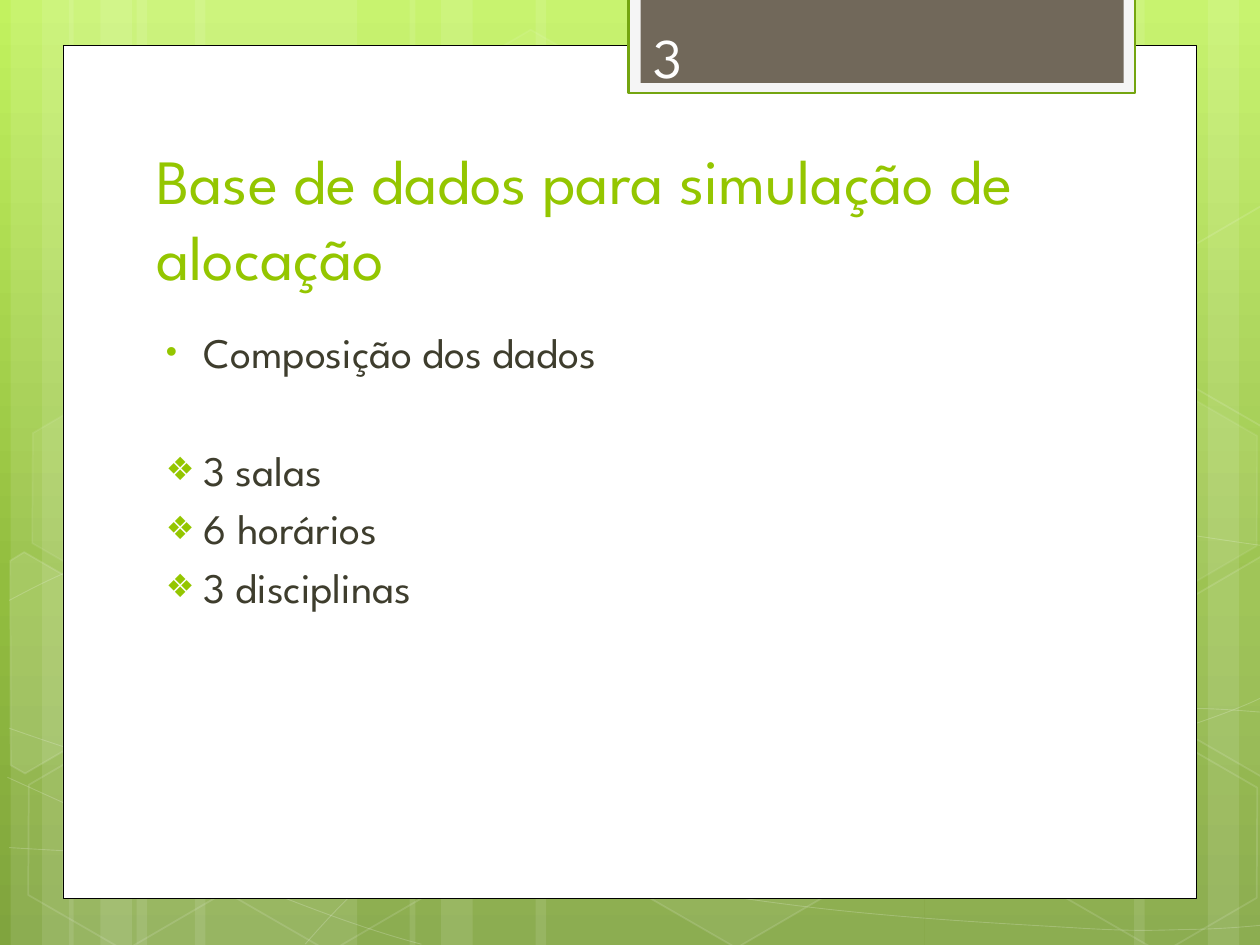
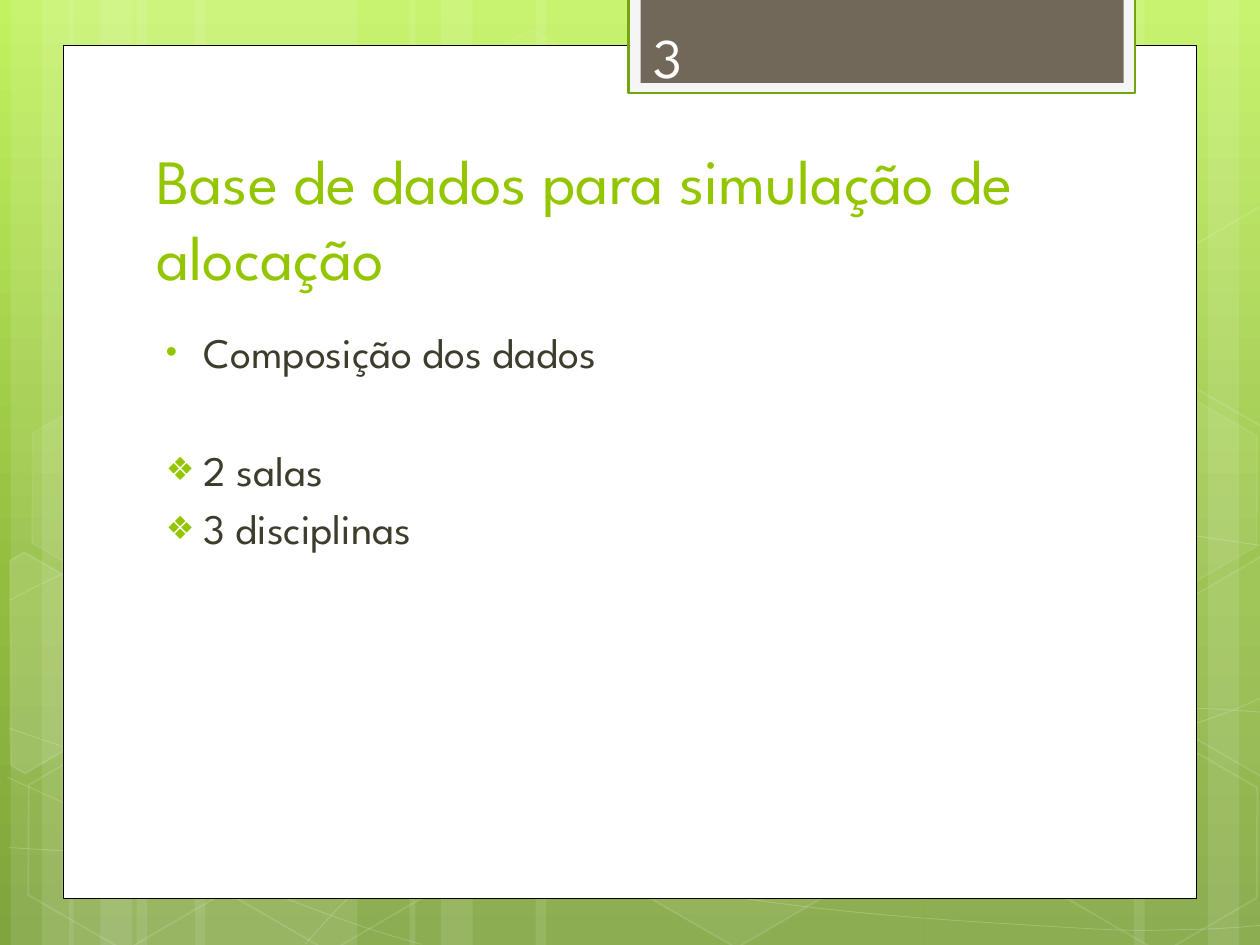
Before and after one commit to alexandregme/tcc2, a slide deck: slide 3 of Apresentação.pptx. Drawn at 1260x945 pixels with LibreOffice and Linux fonts; fonts in the diff are those of the drawing. Boxes give left, top, right and bottom in pixels: in the first picture for what was removed or moved away, otherwise in the second. Text is boxed around its words. In the diff, an @@ line names an element or a change of style, - is before the commit and + after.

```diff
--- a/Apresentação.pptx
+++ b/Apresentação.pptx
@@ text at (204,457,324,487): text changed @@
-❖ 3 salas
-❖ 6 horários
+❖ 2 salas
```
Also in this commit, not shown: 6 other slides changed, 5 other files.
